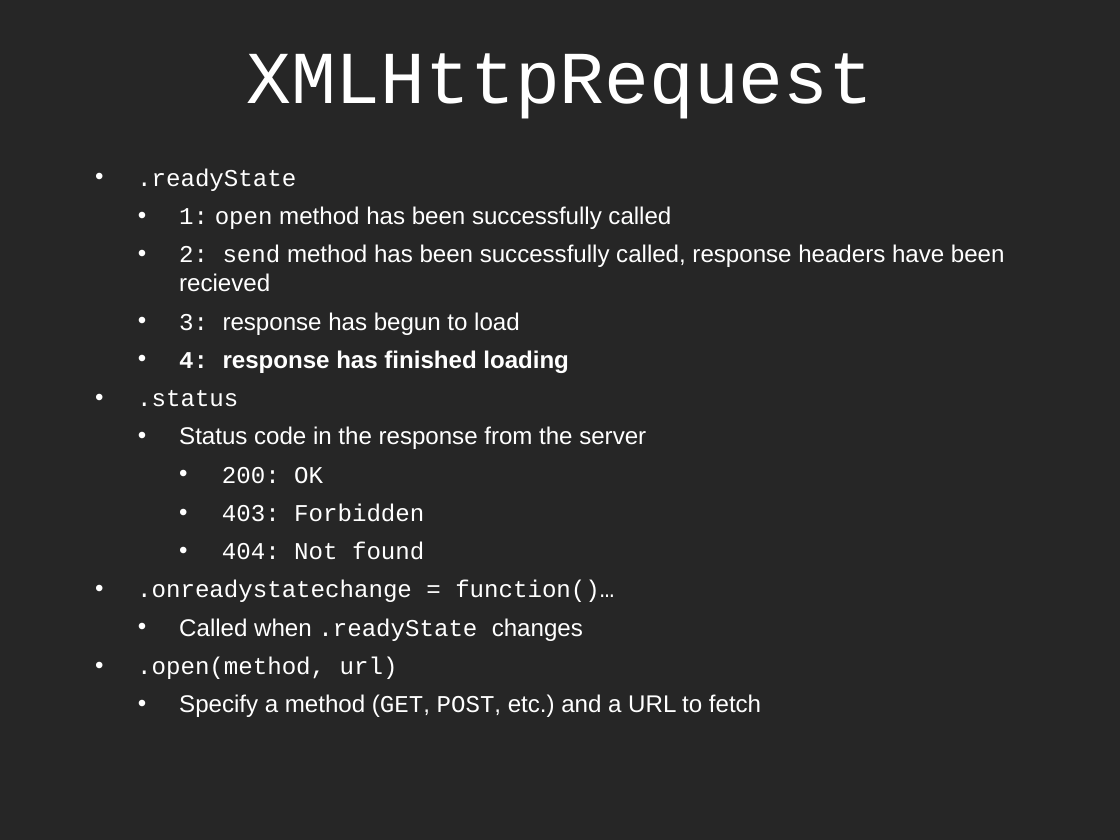
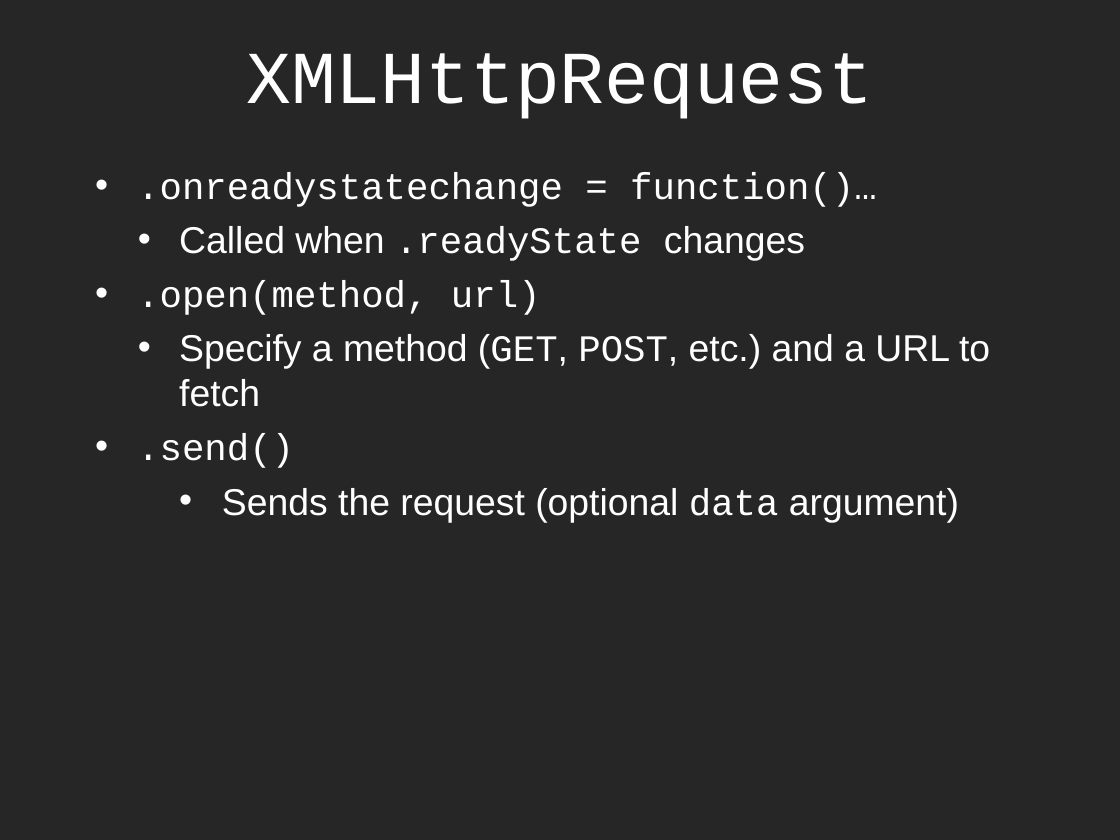
Before and after one commit to dantasse/ssuiweb2014, a slide deck: slide 30 of week07/week07.pptx (slide 32 before the commit). Drawn at 1120x840 pixels with LibreOffice and Linux fonts; fonts in the diff are those of the drawing. Boxes give left, top, right and bottom in pixels: in the first picture for what was removed or moved away, otherwise in the second. Text is boxed around its words. In the diff, an @@ line names an element or a change of style, - is before the commit and + after.

```diff
--- a/week07/week07.pptx
+++ b/week07/week07.pptx
@@ text at box(137, 168, 1005, 560): paragraphs removed @@
-• .readyState
-  • 1: open method has been successfully called
-  • 2: send method has been successfully called, response headers have been recieved
-  • 3: response has begun to load
-  • 4: response has finished loading
-• .status
-  • Status code in the response from the server
-    • 200: OK
-    • 403: Forbidden
-    • 404: Not found
@@ text at box(137, 172, 990, 407): size 15.5 to 24 pt in ".onreadystatechange = function()…", "Called when .readyState changes", ".open(method, url)", "Specify a method (GET, POST, etc.) and ..." @@
@@ text at box(137, 434, 959, 522): paragraphs added @@
+• .send()
+    • Sends the request (optional data argument)
```
Also in this commit, not shown: 8 other slides changed, 3 slides added, 10 slides removed, 29 other files.
